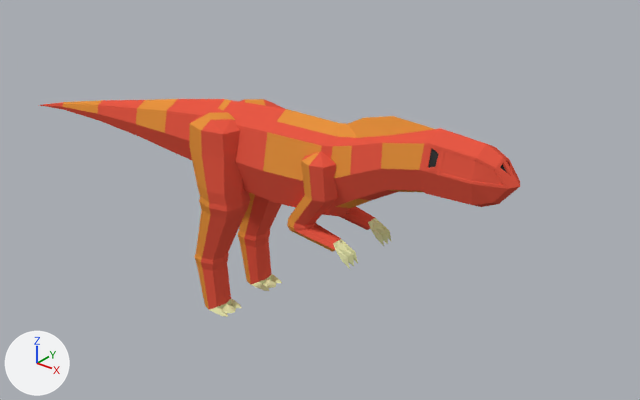
Two versions of the Blender file Art Assets/Dino Models/Large Carnivore Bone.blend, one commit apart.
The view is the same before and after, from a 50 mm lens placed at (17.3, -17.0, 14.8), pointed at (2.8, 1.1, 3.5). The lights are fixed; the arrows at lower left show +X, +Y and +Z.

Names of what the first picture shows: 'Large Carnivore Basic'.
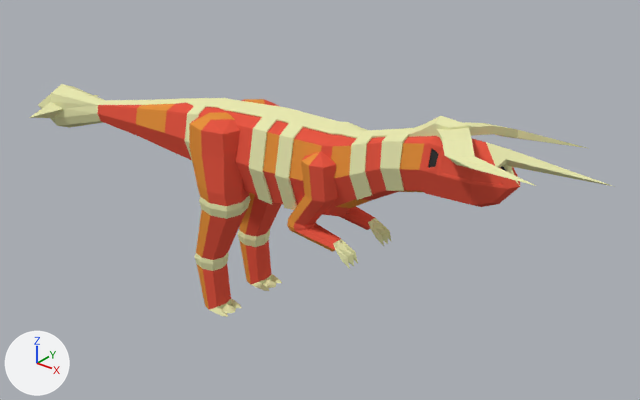
Where the change shows, as pixel boxes [x1, y1, x2, y2] in the pictures (640 x 400 px; the box of a moved part takes in the faces that stretch with it):
```json
{"object": "Large Carnivore Basic", "change": "reshaped", "before": [40, 99, 520, 317], "after": [29, 84, 615, 317], "on screen": "22% wider, 7% taller"}
{"part": 1, "of": "me_cube", "change": "built on", "before": [223, 100, 520, 186], "after": [99, 98, 615, 215]}
{"part": 2, "of": "me_cube", "change": "moved or reshaped", "before": [40, 100, 103, 121], "after": [29, 84, 104, 128]}
{"part": 3, "of": "me_cube", "change": "recoloured", "before": [201, 196, 270, 271], "after": [201, 196, 270, 271], "on screen": "red to beige"}
{"part": 4, "of": "me_cube", "change": "recoloured", "before": [194, 197, 245, 268], "after": [194, 197, 245, 268], "on screen": "orange to beige"}
```

Edits to the scene script, one JSON object a line:
```json
{"block": "me_cube", "where": "# used by ob_large_carnivore_basic; location = (0.0, 0.0, 3.27)"}
{"op": "remove", "block": "me_cube", "code": "me_cube.from_pydata(...)  # 516 vertices, 572 faces; spans x -9.2..9.4, y -1.6..1.6, z -3.3..3.9"}
{"op": "add", "block": "me_cube", "code": "me_cube.from_pydata(...)  # 758 vertices, 826 faces; spans x -9.2..11.6, y -1.6..1.6, z -3.3..4.2"}
{"block": "me_cube", "change": "me_cube part 1: 1 vertex moved from x 5.9, y 0.0, z 3.9 to x 5.9, y 0.0, z 3.6; 13 vertices removed from x 2.5..9.0, y -0.4..0.4, z 3.0..3.9; 247 vertices added at x -3.3..11.6, y -1.3..1.3, z 0.5..4.2"}
{"block": "me_cube", "change": "me_cube part 2: 6 vertices moved from x -7.5, y -0.1..0.1, z 1.0..1.3 to x -7.6..-7.5, y -0.4..0.4, z 0.3..1.9; 2 vertices removed from x -7.5, y -0.1..0.1, z 1.1; 10 vertices added at x -8.4..-7.0, y -1.4..1.4, z 0.8..1.4"}
{"block": "me_cube", "change": "me_cube part 3: 52 faces spanning x -9.2..1.6, y -1.6..1.6, z -1.9..1.9 switch from mat_hide_red_large_carnivore_basic (red #e75945) to mat_bone_large_carnivore_basic (beige #e7e7af)"}
{"block": "me_cube", "change": "me_cube part 4: 20 faces spanning x -7.6..0.9, y -1.6..1.6, z -1.9..1.9 switch from mat_hide_orange_large_carnivore_basic (orange #e7933f) to mat_bone_large_carnivore_basic (beige #e7e7af)"}
```
